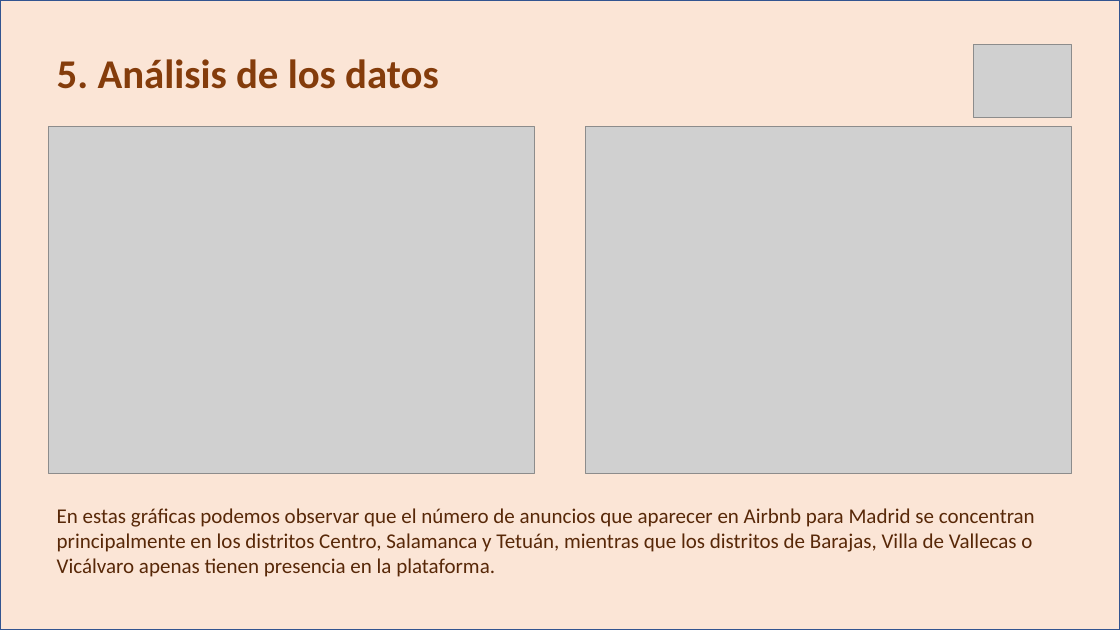
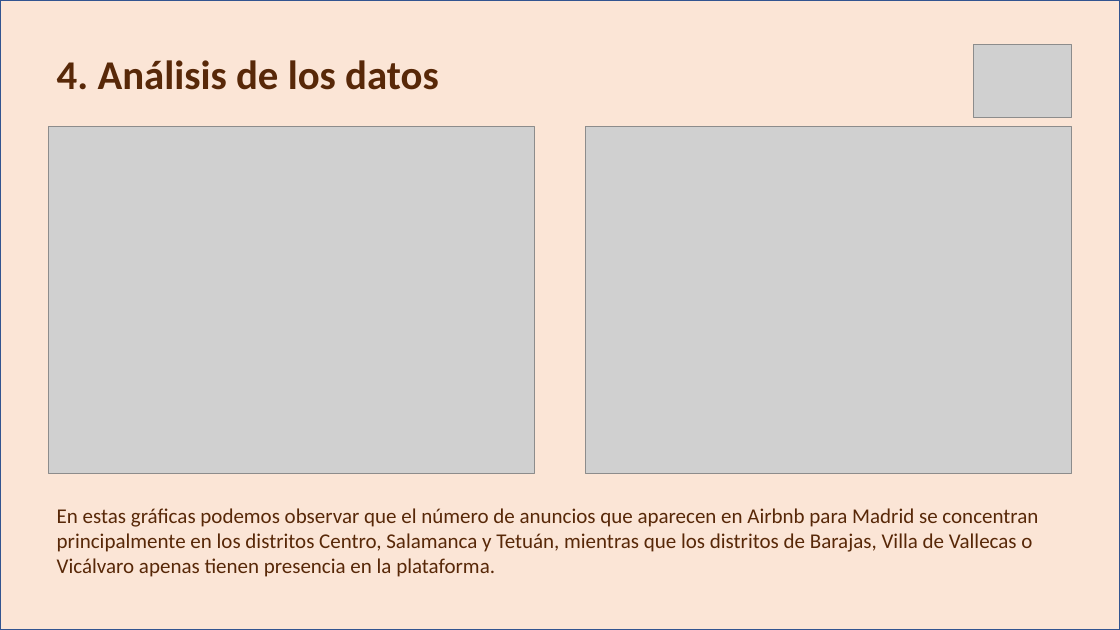
Before and after one commit to JavierPasAg/EDA_Tematica_del_proyecto, a slide deck: slide 7 of PPT.pptx. Drawn at 1120x630 pixels with LibreOffice and Linux fonts; fonts in the diff are those of the drawing; grey boxes stand for pictures. Boxes give left, top, right and bottom in pixels: in the first picture for what was removed or moved away, otherwise in the second. Text is boxed around its words. In the diff, an @@ line names an element or a change of style, - is before the commit and + after.

```diff
--- a/PPT.pptx
+++ b/PPT.pptx
@@ text at bbox=[57, 60, 439, 90]: text changed; text colour #843C0B to #582808 @@
-5. Análisis de los datos
+4. Análisis de los datos
@@ text at bbox=[57, 508, 1038, 577]: text changed @@
-En estas gráficas podemos observar que el número de anuncios que aparecer en Airbnb para Madrid se concentran principalmente en los distritos Centro, Salamanca y Tetuán, mientras que los distritos de Barajas, Villa de Vallecas o Vicálvaro apenas tienen presencia en la plataforma.
+En estas gráficas podemos observar que el número de anuncios que aparecen en Airbnb para Madrid se concentran principalmente en los distritos Centro, Salamanca y Tetuán, mientras que los distritos de Barajas, Villa de Vallecas o Vicálvaro apenas tienen presencia en la plataforma.
```
Also in this commit, not shown: 6 other slides changed, 1 slide added, 1 slide removed.
